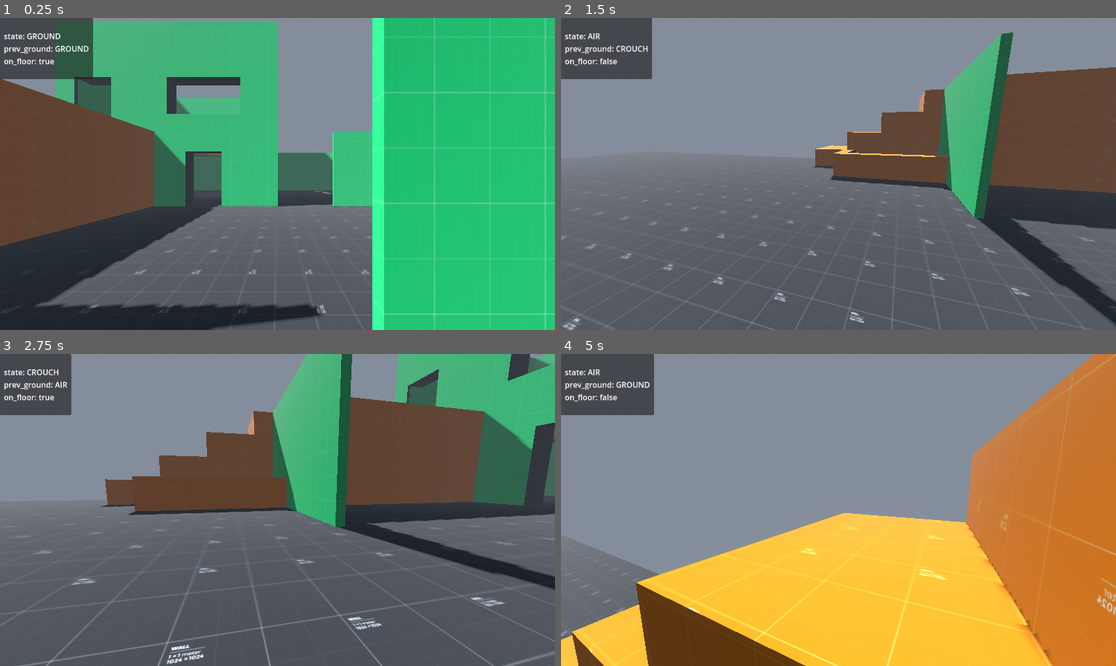
Above: before the commit, frames 1-4 (two rows, left to right).
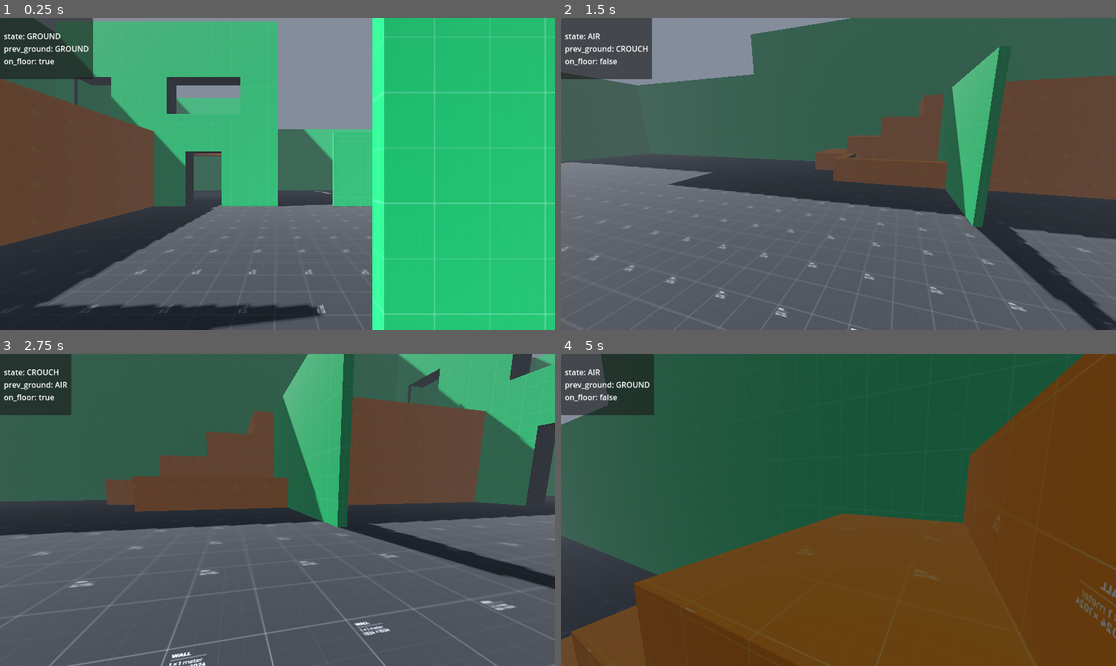
Above: after the commit, the same moments.

Repository: anandantony/project-zero-fps
Game: Godot game, scene res://maps/training/dm_map_1.tscn
Same seed, same stepped clock (60 frames per second), same inputs: the game is played once before the commit and once after it. The project has no main scene, so this scene is started directly.
Inputs (mouse positions are in pixels of both pictures, inside the frame that each line leads up to):
- Up to frame 1 (0.25 s): no input
- Up to frame 2 (1.5 s): tap Enter at 0.5 s; move the mouse to (960, 158) at 0.52 s; hold D (move_right) 0.53-1.28 s; hold C (crouch) 0.53-1.28 s; click (960, 158) at 0.67 s; tap Space (jump) at 0.77, 1.07 s; tap Shift (sprint) at 0.8, 1.35 s; move the mouse to (810, 174) at 1.27 s; hold W (move_forward) from 1.28 s (still down)
- Up to frame 3 (2.75 s): keep holding W (move_forward); tap Space (jump) at 1.52, 1.55, 1.82, 2.1 s; move the mouse to (288, 503) at 2.02 s; hold C (crouch) from 2.03 s (still down)
- Up to frame 4 (5 s): keep holding W (move_forward); move the mouse to (832, 516) at 2.77 s; release C (crouch) at 2.78 s; tap C (crouch) at 2.85, 4.35 s; tap Space (jump) at 3.02, 3.32, 3.77, 3.8, 4.07, 4.52, 4.82 s; tap Shift (sprint) at 3.05 s; move the mouse to (877, 513) at 3.52 s; hold Shift (sprint) 3.53-4.28 s; move the mouse to (794, 506) at 4.27 s

The runs differ from the first frame. In frame 1, 3.6% of the frame differs, in the area x 0-68%, y 0-70%; in frame 2, 38%; in frame 3, 29%; in frame 4, 94%, in the area x 0-100%, y 0-100%.

Commit message:
Revamp slide physics and update training map geometry
Improved slide physics in player_controller.gd by refining slope acceleration, adding ground lock during slide, and reducing slide duration for better responsiveness. Updated dm_map_1.tscn by modifying materials, adjusting box transforms and sizes, removing unused nodes, and adding new geometry for enhanced map layout.

Diff:
--- a/maps/training/dm_map_1.tscn
+++ b/maps/training/dm_map_1.tscn
@@ -120,19 +120,7 @@
 
 [sub_resource type="StandardMaterial3D" id="StandardMaterial3D_6nj17"]
 resource_local_to_scene = true
-albedo_texture = ExtResource("6_s3t84")
-uv1_offset = Vector3(0.5, 0.5, 0.5)
-uv1_triplanar = true
-
-[sub_resource type="StandardMaterial3D" id="StandardMaterial3D_q1y6w"]
-resource_local_to_scene = true
-albedo_texture = ExtResource("6_s3t84")
-uv1_offset = Vector3(0.5, 0.5, 0.5)
-uv1_triplanar = true
-
-[sub_resource type="StandardMaterial3D" id="StandardMaterial3D_fbblc"]
-resource_local_to_scene = true
-albedo_texture = ExtResource("6_s3t84")
+albedo_texture = ExtResource("9_xs22q")
 uv1_offset = Vector3(0.5, 0.5, 0.5)
 uv1_triplanar = true
 
@@ -399,35 +387,22 @@
 block_color = 3
 
 [node name="ProtoCSGBox3D28" parent="Map" instance=ExtResource("4_ovcgl")]
-transform = Transform3D(-4.371139e-08, 0, -1, 0, 1, 0, 1, 0, -4.371139e-08, -21.026104, 2.0441165, 8.897307)
-size = Vector3(3.871643, 3.9728851, 3.9148927)
+transform = Transform3D(-4.371139e-08, 0, -1, 0, 1, 0, 1, 0, -4.371139e-08, -21.568657, 2.0441165, 8.897307)
+size = Vector3(3.871643, 3.9728851, 5)
 material = SubResource("StandardMaterial3D_6wvmf")
 block_color = 3
 
 [node name="ProtoCSGBox3D29" parent="Map/ProtoCSGBox3D28" instance=ExtResource("4_ovcgl")]
-transform = Transform3D(1, 0, 0, 0, 1, 0, 0, 0, 1, -1.0261917, 1.7724638, 0.95500565)
-operation = 2
-size = Vector3(2.1812897, 2.7961407, 2.0048828)
+transform = Transform3D(1, 0, 0, 0, 1, 0, 0, 0, 1, -1.0261917, 1.7724638, 1.1835213)
+operation = 2
+size = Vector3(2.1812897, 2.7961407, 3.538086)
 material = SubResource("StandardMaterial3D_lnn3n")
 block_color = 3
 
-[node name="ProtoCSGBox3D25" parent="Map" instance=ExtResource("4_ovcgl")]
-transform = Transform3D(-4.371139e-08, 0, -1, 0, 1, 0, 1, 0, -4.371139e-08, -21.93355, 1.4888263, 5.9660635)
-size = Vector3(1.9968262, 1.0492554, 2.1000001)
+[node name="ProtoCSGPolygon3D" parent="Map" instance=ExtResource("8_j0u80")]
+transform = Transform3D(-4.371139e-08, 0, 2.9680076, 0, 1, 0, -1, 0, -1.2973572e-07, -20.978416, -4.7683716e-07, 4.951884)
+polygon = PackedVector2Array(-4, 0, -4, 4, 5, 0)
 material = SubResource("StandardMaterial3D_6nj17")
-block_color = 3
-
-[node name="ProtoCSGBox3D26" parent="Map" instance=ExtResource("4_ovcgl")]
-transform = Transform3D(-4.371139e-08, 0, -1, 0, 1, 0, 1, 0, -4.371139e-08, -21.93355, 0.4939046, 5.9468603)
-size = Vector3(5.950348, 1.0492554, 2.1000001)
-material = SubResource("StandardMaterial3D_q1y6w")
-block_color = 3
-
-[node name="ProtoCSGBox3D27" parent="Map" instance=ExtResource("4_ovcgl")]
-transform = Transform3D(-4.371139e-08, 0, -1, 0, 1, 0, 1, 0, -4.371139e-08, -21.93355, 2.005748, 7.911498)
-size = Vector3(2.0893555, 2.0825806, 2.1000001)
-material = SubResource("StandardMaterial3D_fbblc")
-block_color = 3
 
 [node name="ProtoCSGBox3D30" parent="Map" instance=ExtResource("4_ovcgl")]
 transform = Transform3D(-1, 0, 8.742278e-08, 0, 1, 0, -8.742278e-08, 0, -1, 0.14447673, 1.5346341, 8.845988)
@@ -572,8 +547,8 @@
 block_style = 2
 
 [node name="ProtoCSGBox3D29" parent="Map" instance=ExtResource("4_ovcgl")]
-transform = Transform3D(1, 0, 0, 0, 1, 0, 0, 0, 1, 23.193108, 1.9831548, 5.4416895)
-size = Vector3(0.57373047, 4.0379486, 10.832245)
+transform = Transform3D(1, 0, 0, 0, 1, 0, 0, 0, 1, 23.193108, 3.2672334, 5.4416895)
+size = Vector3(0.57373047, 6.606106, 10.832245)
 material = SubResource("StandardMaterial3D_4vb8e")
 block_color = 1
 block_style = 2
@@ -592,6 +567,27 @@
 block_color = 1
 block_style = 2
 
+[node name="ProtoCSGBox3D40" parent="Map" instance=ExtResource("4_ovcgl")]
+transform = Transform3D(1, 0, 0, 0, 1, 0, 0, 0, 1, -24.040771, 3.2559986, -0.16791296)
+size = Vector3(0.2906494, 6.796196, 23.875244)
+material = SubResource("StandardMaterial3D_u4ges")
+block_color = 1
+block_style = 2
+
+[node name="ProtoCSGBox3D41" parent="Map" instance=ExtResource("4_ovcgl")]
+transform = Transform3D(-4.371139e-08, 0, -1, 0, 1, 0, 1, 0, -4.371139e-08, -17.115871, 3.2559967, -12.190815)
+size = Vector3(0.2906494, 6.796196, 13.8515625)
+material = SubResource("StandardMaterial3D_u4ges")
+block_color = 1
+block_style = 2
+
+[node name="ProtoCSGBox3D42" parent="Map" instance=ExtResource("4_ovcgl")]
+transform = Transform3D(-4.371139e-08, 0, -1, 0, 1, 0, 1, 0, -4.371139e-08, 6.878978, 4.6472797, -12.190814)
+size = Vector3(0.2906494, 9.578762, 34.469482)
+material = SubResource("StandardMaterial3D_u4ges")
+block_color = 1
+block_style = 2
+
 [node name="Lighting" type="Node3D" parent="."]
 
 [node name="OmniLight3D" type="OmniLight3D" parent="Lighting"]
--- a/scripts/player_controller.gd
+++ b/scripts/player_controller.gd
@@ -29,7 +29,7 @@
 @export var slide_start_speed := 10.0
 @export var slide_min_speed := 4.0
 @export var slide_friction := 8.0
-@export var slide_duration := 3
+@export var slide_duration := 1.2
 @export var slide_slope_boost := 18.0
 
 # Layer Mask Refs
@@ -57,6 +57,7 @@
 var _air_speed_cap := 0.0
 var _slide_velocity := Vector3.ZERO
 var _slide_timer := 0.0
+var _lock_ground := false
 
 func _init() -> void:
 	GameManager.player_character = self
@@ -116,15 +117,23 @@
 func _handle_slide_physics(delta: float) -> void:
 	_slide_timer -= delta
 
-	# Gravity still applies
+	# Gravity
 	self.velocity.y -= gravity * delta
 
-	# Slope acceleration
 	var floor_normal := get_floor_normal()
-	var downhill := floor_normal.cross(Vector3.UP).cross(floor_normal).normalized()
-
-	var slope_factor: float = clamp(downhill.dot(_slide_velocity.normalized()), -1.0, 1.0)
-	_slide_velocity += downhill * slope_factor * slide_slope_boost * delta
+
+	# Gravity projected onto slope
+	var slope_gravity := Vector3.DOWN - floor_normal * Vector3.DOWN.dot(floor_normal)
+
+	if slope_gravity.length() > 0.001:
+		slope_gravity = slope_gravity.normalized()
+
+		var slide_dir := _slide_velocity.normalized()
+		var alignment := slope_gravity.dot(slide_dir)
+
+		# Only accelerate downhill
+		if alignment > 0.0:
+			_slide_velocity += slope_gravity * slide_slope_boost * alignment * delta
 
 	# Friction
 	_slide_velocity = _slide_velocity.move_toward(Vector3.ZERO, slide_friction * delta)
@@ -132,15 +141,12 @@
 	self.velocity.x = _slide_velocity.x
 	self.velocity.z = _slide_velocity.z
 
-	# Exit conditions
-	if _slide_timer <= 0.0:
+	if _slide_timer <= 0.0 or _slide_velocity.length() < slide_min_speed:
 		_exit_slide()
-	elif _slide_velocity.length() < slide_min_speed:
-		_exit_slide()
 
 func _exit_slide() -> void:
-	velocity.x = _slide_velocity.x
-	velocity.z = _slide_velocity.z
+	self.velocity.x = _slide_velocity.x
+	self.velocity.z = _slide_velocity.z
 
 	if wants_crouch:
 		move_state = MoveState.CROUCH
@@ -174,13 +180,14 @@
 			_handle_air_physics(delta)
 
 	move_and_slide()
+	_lock_ground = false
 
 func _process(_delta: float) -> void:
 	_debug()
 
 func _update_move_state() -> void:
 	# AIR overrides locomotion, not posture
-	if not is_on_floor():
+	if not is_on_floor() and not _lock_ground:
 		if move_state != MoveState.AIR:
 			previous_ground_state = move_state
 		move_state = MoveState.AIR
@@ -198,6 +205,8 @@
 		var sprint_jump_to_slide = move_state == MoveState.AIR and previous_ground_state == MoveState.SPRINT
 		if move_state == MoveState.SPRINT or sprint_jump_to_slide:
 			_enter_slide()
+			return
+		if move_state == MoveState.SLIDE:
 			return
 		if move_state != MoveState.CROUCH:
 			previous_ground_state = move_state
@@ -232,6 +241,7 @@
 func _enter_slide() -> void:
 	move_state = MoveState.SLIDE
 	_slide_timer = slide_duration
+	_lock_ground = true
 
 	var horizontal := Vector3(velocity.x, 0, velocity.z)
 	var dir := horizontal.normalized()
@@ -253,11 +263,14 @@
 	var final_height: float = min(desired_height, max_allowed_height)
 
 	# Smooth capsule resize
-	shape.height = lerp(
-		shape.height,
-		final_height,
-		delta * crouch_transition_speed
-	)
+	var old_height := shape.height
+	var new_height: float = lerp(old_height, final_height, delta * crouch_transition_speed)
+	shape.height = new_height
+
+	var height_delta := old_height - new_height
+	if abs(height_delta) > 0.001:
+		# Keep feet planted
+		global_position.y -= height_delta * 0.5
 
 	# Camera height derived from ACTUAL capsule height
 	var target_eye_y := _get_eye_height_for_capsule(shape.height)
Not shown: 1 places in maps/training/dm_map_1.tscn that only renumber resources
